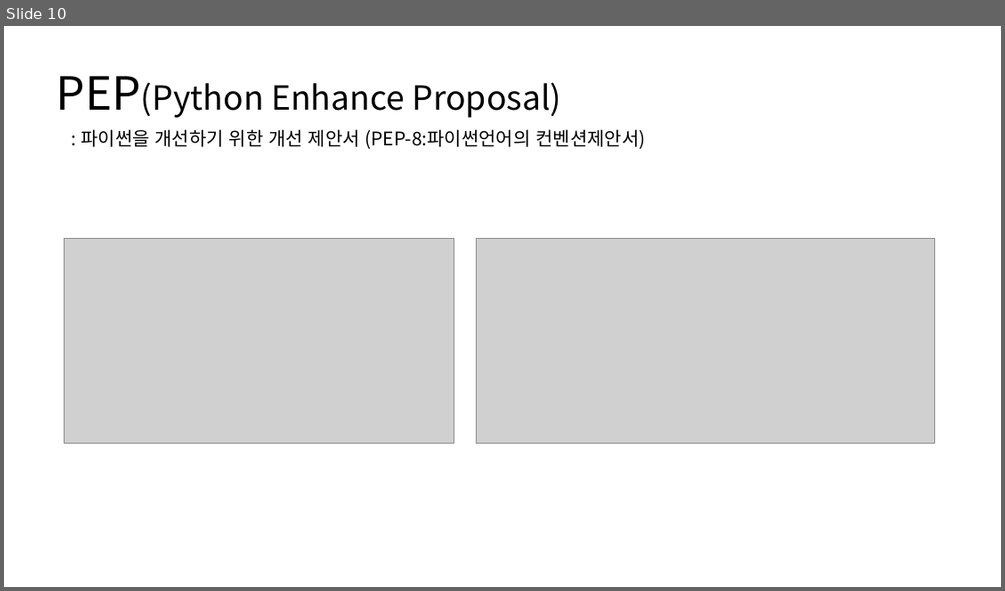
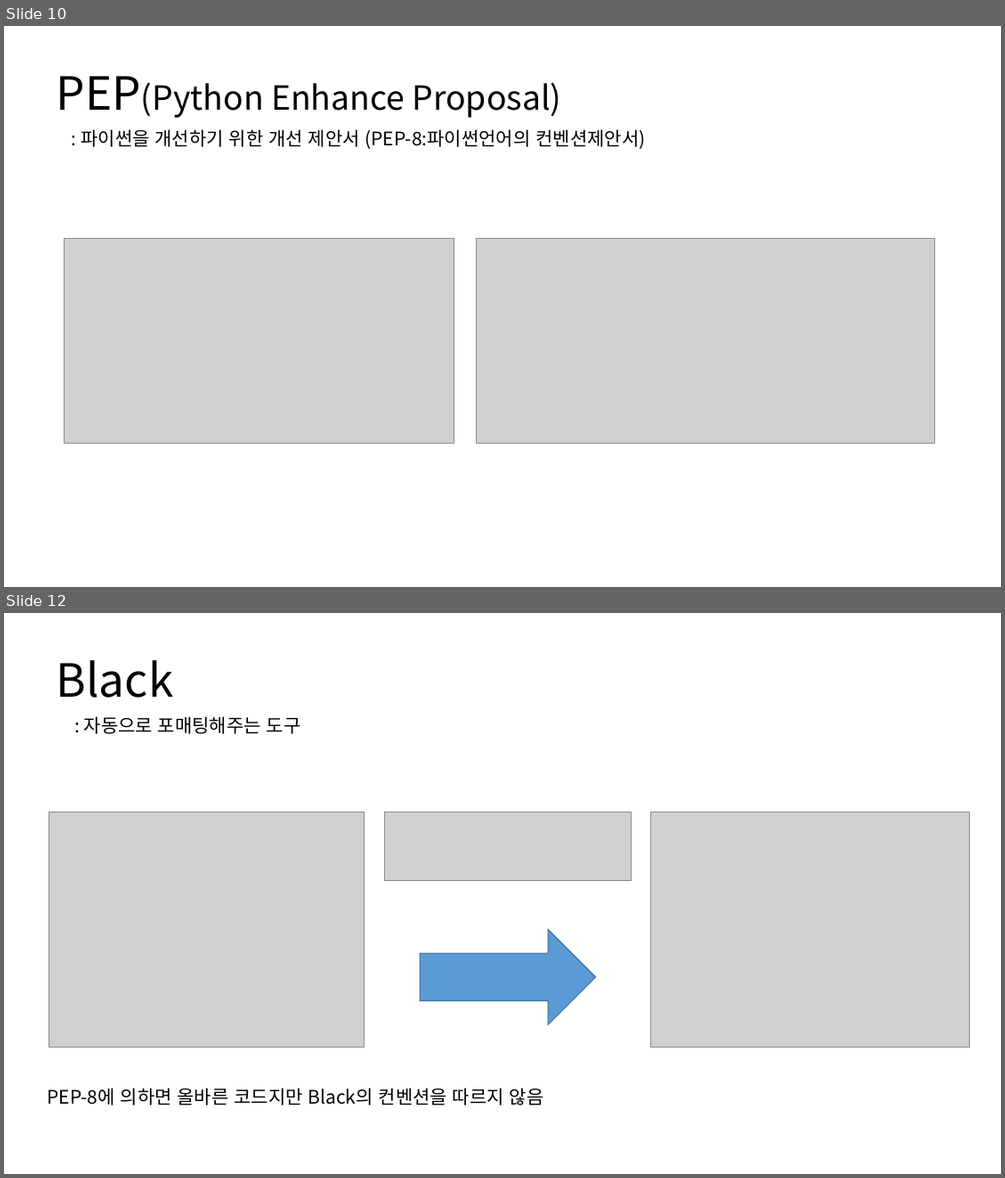
Before and after one commit to JONGSKY/Read-and-Write, a slide deck: chapter_1_소개, 코드 포매팅과 도구/1장_소개자료.pptx. Shown one above the other, each under a label of ours: slide 10 before the commit, slides 10 and 12 after it; the slides between them are not shown. The pictures are 1005x591 and 1005x1178 pixels, drawn with LibreOffice and Linux fonts; fonts in the diff are those of the drawing; grey boxes stand for pictures. Boxes give left, top, right and bottom in pixels: in the first picture for what was removed or moved away, otherwise in the second. Text is boxed around its words. In the diff, an @@ line names an element or a change of style, - is before the commit and + after.

```diff
--- a/chapter_1_소개, 코드 포매팅과 도구/1장_소개자료.pptx
+++ b/chapter_1_소개, 코드 포매팅과 도구/1장_소개자료.pptx
@@ slide 12 added at (4,613,1001,1174), background #FFFFFF @@
@@ text added at (57,660,174,698), 44 pt, text #000000 @@
+Black
@@ text added at (84,716,301,734), 18 pt, text #000000 @@
+: 자동으로 포매팅해주는 도구
@@ picture added at (48,811,364,1047) @@
@@ picture added at (385,811,631,881) @@
@@ picture added at (651,811,970,1047) @@
@@ right arrow added at (420,929,596,1024), fill #5B9BD5, outline #43739E 1 pt @@
@@ text added at (47,1087,544,1105), 18 pt, text #000000 @@
+PEP-8에 의하면 올바른 코드지만 Black의 컨벤션을 따르지 않음
```
Also in this commit, not shown: 2 slides changed, 1 other file.
